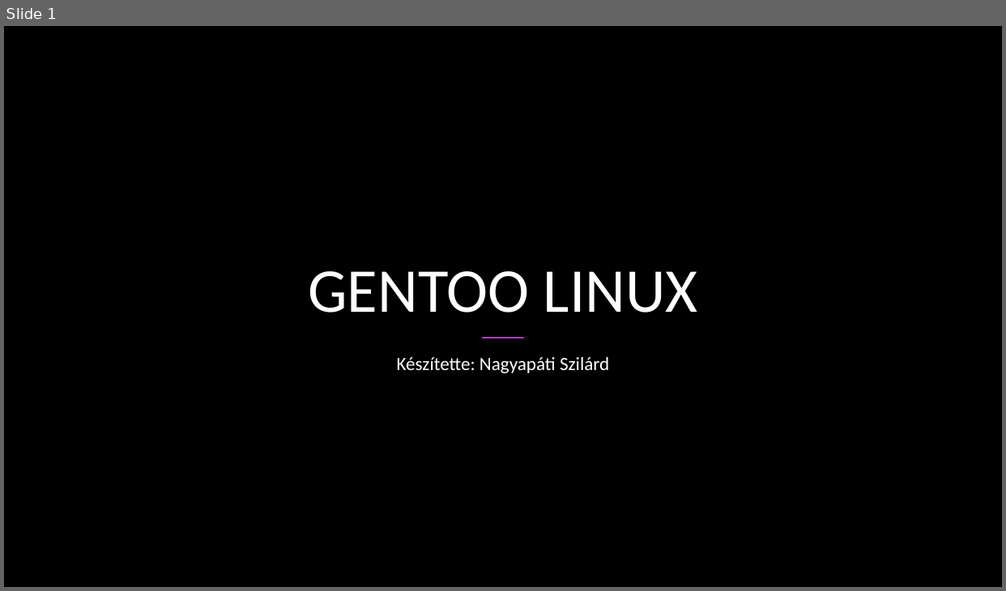
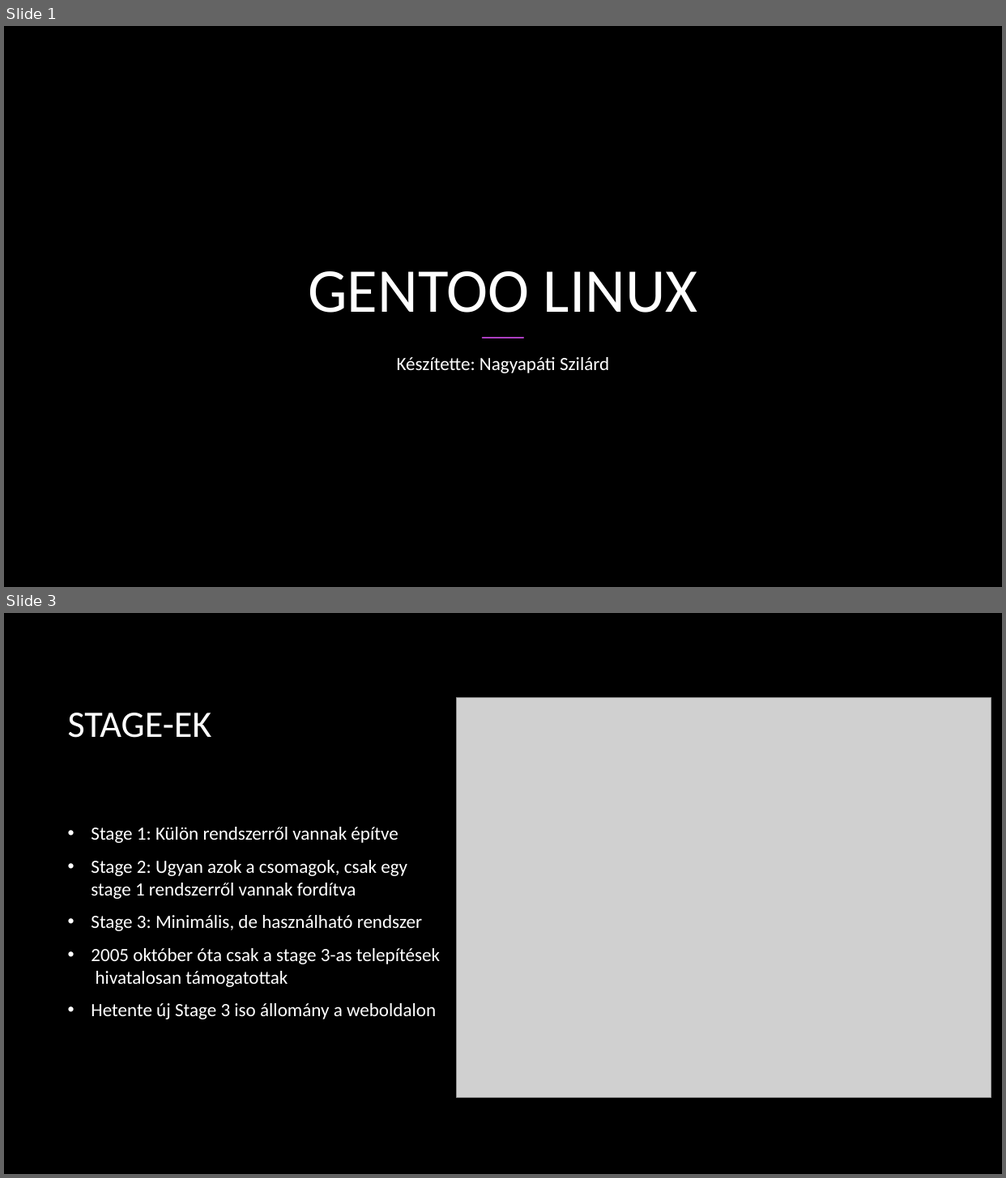
Before and after one commit to n-szilard/ikt-ppt, a slide deck: Gentoo_linux.pptx. Shown one above the other, each under a label of ours: slide 1 before the commit, slides 1 and 3 after it; the slides between them are not shown. The pictures are 1006x591 and 1006x1178 pixels, drawn with LibreOffice and Linux fonts; fonts in the diff are those of the drawing; grey boxes stand for pictures; background and template pictures are left out. Boxes give left, top, right and bottom in pixels: in the first picture for what was removed or moved away, otherwise in the second. Text is boxed around its words. In the diff, an @@ line names an element or a change of style, - is before the commit and + after.

```diff
--- a/Gentoo_linux.pptx
+++ b/Gentoo_linux.pptx
@@ slide 3 added at <box>4,613,1002,1174</box>, background picture (left out) @@
@@ picture added at <box>457,709,987,1088</box> @@
@@ picture added at <box>457,697,991,1098</box> @@
@@ title added at <box>68,713,212,738</box>, 36 pt, text #FFFFFF @@
+STAGE-EK
@@ text added at <box>91,827,440,1020</box>, 18 pt, text #FFFFFF @@
+• Stage 1: Külön rendszerről vannak építve
+• Stage 2: Ugyan azok a csomagok, csak egy stage 1 rendszerről vannak fordítva
+• Stage 3: Minimális, de használható rendszer
+• 2005 október óta csak a stage 3-as telepítések hivatalosan támogatottak
+• Hetente új Stage 3 iso állomány a weboldalon
```
Also in this commit, not shown: 1 slide changed, 2 other slides added, 4 slides removed.
